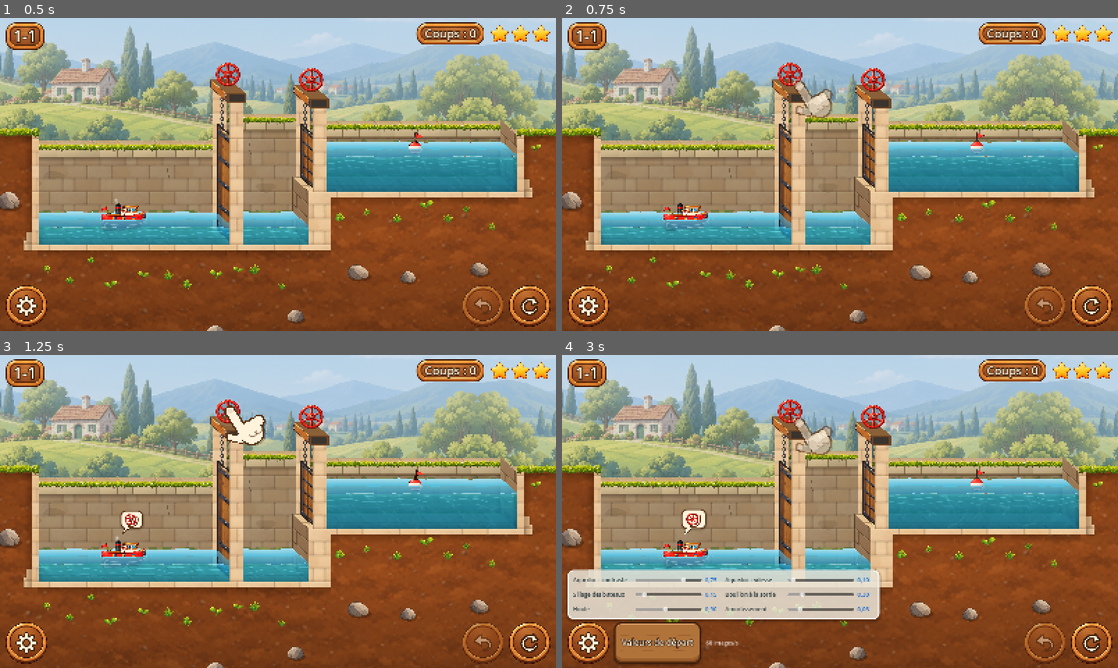
Above: before the commit, frames 1-4 (two rows, left to right).
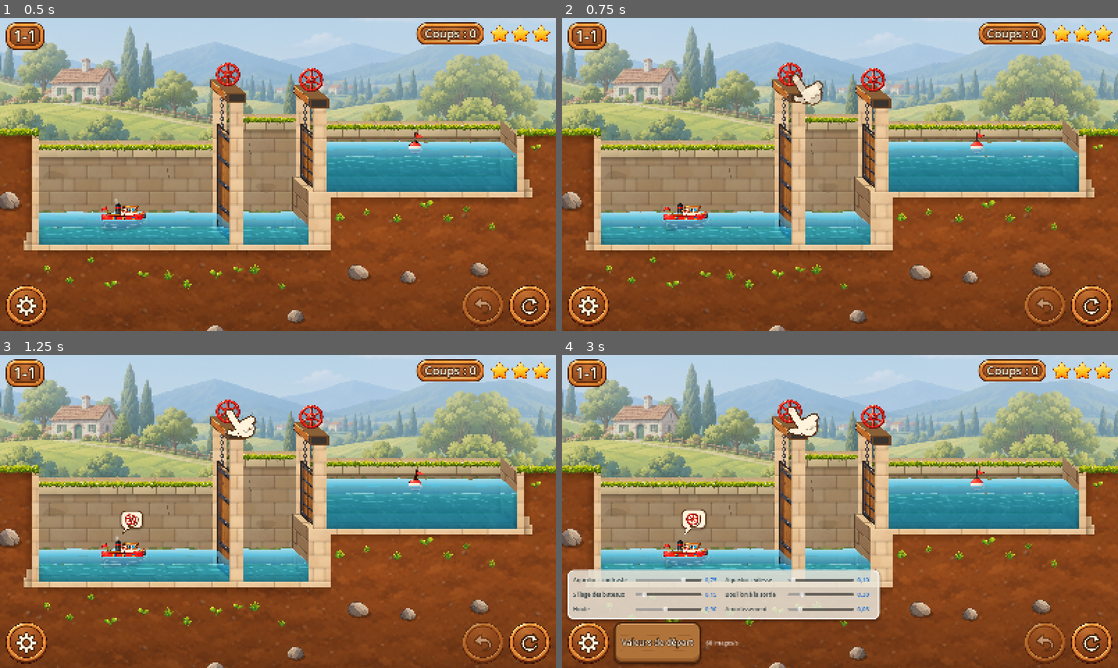
Above: after the commit, the same moments.

Repository: VincentDebaty/station
Game: Godot game, scene res://principal.tscn
Same seed, same stepped clock (60 frames per second), same inputs: the game is played once before the commit and once after it.
Inputs (mouse positions are in pixels of both pictures, inside the frame that each line leads up to):
- Up to frame 1 (0.5 s): no input
- Up to frame 2 (0.75 s): click (1090, 305) at 0.5 s
- Up to frame 3 (1.25 s): no input
- Up to frame 4 (3 s): click (589, 642) at 1.25 s; click "Valeurs de départ" at 2 s; click (1090, 642) at 2.75 s

Frame 1 is identical in both runs. In frame 2, 0.5% of the frame differs, in the area x 41-49%, y 17-32%; in frame 3, 0.5%; in frame 4, 0.7%, in the area x 40-49%, y 16-32%.

Commit message:
La main présente la nouveauté de chaque chapitre
Vincent, après le test de sa fille : « une présentation avec la main pour
chaque nouvel élément ». Le premier niveau de chaque chapitre dit sa
nouveauté (« nouveau » : vanne, rigole, pompe, chaudière, brasero, sablier,
treuil de l'ascenseur, siphon, porte du moulin, castor, porte à flotteur,
drague). La main suit la solution du niveau jusqu'au premier usage de la
nouveauté, puis se retire : elle la montre au bon moment, pas d'emblée (sur
le 6-1, allumer le brasero tout de suite rend le niveau impossible). Si le
joueur prend un autre chemin, elle se retire aussi, et les bulles prennent
le relais. Le pont bas et la grange en feu, qui ne se touchent pas, n'ont
pas de main.

La main vit maintenant dans sa propre couche, au-dessus de l'interface :
elle peut montrer le sablier. Vérifié sur les 13 niveaux, au moment où elle
présente la nouveauté. Banc vert.

Co-Authored-By: Claude Opus 5.5 <noreply@anthropic.com>

Diff:
--- a/prototypes/ecluses-godot/main.gd
+++ b/prototypes/ecluses-godot/main.gd
@@ -55,7 +55,7 @@
 		var k := (cycle - 0.16) / 0.59
 		draw_arc(_pos, 10.0 + 30.0 * k, 0.0, TAU, 32, Color(1, 1, 1, 0.85 * (1.0 - k)), 4.0, true)
 		draw_arc(_pos, 10.0 + 30.0 * k, 0.0, TAU, 32, Color(BRUN, 0.35 * (1.0 - k)), 1.5, true)
-	var s := 1.4 * (1.0 - 0.06 * appui)      # bien visible pour un enfant
+	var s := 1.15 * (1.0 - 0.06 * appui)     # en pixels de l'écran, bien visible pour un enfant
 	if _image:
 		var h := 110.0 * s
 		var w := h * _image.get_width() / _image.get_height()
--- a/prototypes/ecluses-godot/niveaux.json
+++ b/prototypes/ecluses-godot/niveaux.json
@@ -113,6 +113,7 @@
       "chapitre": 2,
       "titre": "La vanne",
       "mode": "pas",
+      "nouveau": {"type": "vanne"},
       "par": 8,
       "conseil": "La porte ne se lève qu'entre deux eaux égales : c'est la vanne qui les égalise. Et une vanne restée ouverte laisse filer l'eau.",
       "requis": ["vanne"],
@@ -135,6 +136,7 @@
       "chapitre": 3,
       "titre": "La rigole",
       "mode": "pas",
+      "nouveau": {"type": "creuser"},
       "par": 6,
       "conseil": "Un coup de pelle dans la butte, et l'eau de la mare file par la rigole. Juste assez, et au bon moment : trop, et le village a les pieds dans l'eau.",
       "requis": ["creuser"],
@@ -161,6 +163,7 @@
       "chapitre": 4,
       "titre": "La pompe",
       "mode": "pas",
+      "nouveau": {"type": "pomper"},
       "par": 7,
       "conseil": "Le bief du haut manque d'eau : la pompe en remonte du grand bassin. Mais une porte ouverte au mauvais moment la laisse redescendre.",
       "requis": ["pomper"],
@@ -186,6 +189,7 @@
       "chapitre": 5,
       "titre": "La chaudière",
       "mode": "pas",
+      "nouveau": {"type": "chauffer"},
       "par": 7,
       "conseil": "Touche la chaudière : elle boit l'eau du bief et la change en vapeur. Juste assez, pour que le village garde les pieds au sec.",
       "requis": ["chauffer"],
@@ -213,6 +217,7 @@
       "chapitre": 6,
       "titre": "Le glaçon",
       "mode": "pas",
+      "nouveau": {"type": "allumer"},
       "par": 6,
       "conseil": "Allume le brasero : le gros glaçon fond en trois coups, et à chacun un peu de son eau coule dans le sas. Allume-le quand le sas est prêt à la garder.",
       "requis": ["allumer"],
@@ -238,6 +243,7 @@
       "chapitre": 7,
       "titre": "L'orage",
       "mode": "pas",
+      "nouveau": {"type": "attendre"},
       "par": 6,
       "conseil": "Il pleut : à chaque coup, tous les bassins montent un peu. La pluie aide le bateau rouge à monter, mais le bief aval touche bientôt le haut de la levée du village.",
       "pluie": 0.25,
@@ -263,6 +269,7 @@
       "chapitre": 8,
       "titre": "La marée",
       "mode": "pas",
+      "nouveau": {"type": "attendre"},
       "par": 6,
       "conseil": "La mer monte et descend d'un cran à chaque coup. La flèche jaune sur l'échelle montre où elle sera au coup suivant : la marée haute remplit le sas sans rien coûter au bief.",
       "requis": ["attendre"],
@@ -285,6 +292,7 @@
       "chapitre": 9,
       "titre": "L'ascenseur",
       "mode": "pas",
+      "nouveau": {"type": "ascenseur"},
       "par": 5,
       "conseil": "Touche la roue rouge du treuil : le bac monte ou descend avec son eau et le bateau. Arrivé en haut, son eau se mélange à celle du bief : assez pour le bateau, pas trop pour le village. Le sas peut servir de mesure.",
       "requis": ["ascenseur"],
@@ -315,6 +323,7 @@
       "chapitre": 10,
       "titre": "Le siphon",
       "mode": "pas",
+      "nouveau": {"type": "amorcer"},
       "par": 6,
       "conseil": "Touche la roue rouge sur le tuyau : le siphon s'amorce, et l'eau de l'étang passe par-dessus la levée jusqu'au sas. Elle coule jusqu'à ce que le bout du tuyau sorte de l'eau.",
       "requis": ["amorcer"],
@@ -365,6 +374,7 @@
       "chapitre": 12,
       "titre": "Le moulin",
       "mode": "pas",
+      "nouveau": {"type": "porte", "i": 2},
       "par": 6,
       "conseil": "La roue rouge de droite ouvre la vanne du moulin : l'eau fait tourner la grande roue, et les sacs de farine se remplissent. Il en faut cinq, et le bateau rouge doit encore pouvoir monter.",
       "farine": 5,
@@ -389,6 +399,7 @@
       "chapitre": 13,
       "titre": "Le castor",
       "mode": "pas",
+      "nouveau": {"type": "creuser"},
       "par": 8,
       "conseil": "Creuse la rigole pour faire couler l'étang. Mais à chaque coup où tu ne creuses pas, le castor la rebouche avec une branche : il faut creuser d'une traite.",
       "requis": ["creuser"],
@@ -413,6 +424,7 @@
       "chapitre": 14,
       "titre": "Le flotteur",
       "mode": "pas",
+      "nouveau": {"type": "porte", "i": 3},
       "par": 6,
       "conseil": "La porte du réservoir a un flotteur, comme une chasse d'eau : ouverte, elle laisse entrer l'eau jusqu'à la bague jaune, puis se referme toute seule. Juste assez d'eau pour les bateaux, et pas trop pour le pont.",
       "bassins": [
@@ -461,6 +473,7 @@
       "chapitre": 16,
       "titre": "La vase",
       "mode": "pas",
+      "nouveau": {"type": "draguer"},
       "par": 7,
       "conseil": "Le port s'est envasé : le bateau rouge est échoué. Touche la grue pour draguer la vase, un godet à la fois. L'eau prend sa place, et la mer remet le niveau.",
       "requis": ["draguer"],
--- a/prototypes/ecluses-godot/principal.gd
+++ b/prototypes/ecluses-godot/principal.gd
@@ -69,7 +69,6 @@
 func _lancer() -> void:
 	_calcul += 1
 	if canal: canal.queue_free()
-	_main = null              # la main vivait dans l'ancienne coupe
 	etat = Moteur.charger(N)
 	histoire = []
 	_joues = []
@@ -367,7 +366,6 @@
 	etat = e
 	var h := histoire.duplicate()
 	canal.queue_free()
-	_main = null
 	canal = Canal.new()
 	add_child(canal)
 	move_child(canal, 0)
@@ -796,16 +794,27 @@
 		if r["quoi"] in ["fond_ici", "fond_la", "seuil", "pont"]:
 			canal.indiquer_manque(k, int(r["bassin"]), float(r["niveau"]), r["quoi"] == "pont")
 
-# La meilleure solution d'un niveau, telle que l'oracle l'a jouée.
+# La meilleure solution d'un niveau, telle que l'oracle l'a jouée, pour la
+# main : en entier sur un niveau « tuto » (le 1-1) ; jusqu'au premier usage
+# de la nouveauté du chapitre sur un niveau qui en présente une (« nouveau »,
+# Vincent, 9 octobre 2026 : « une présentation avec la main pour chaque
+# nouvel élément »). La main suit la solution jusque-là plutôt que de
+# montrer la nouveauté d'emblée : sur le 6-1, allumer le brasero tout de
+# suite rend le niveau impossible.
 func _solution_de(id: String) -> Array:
-	if not N.get("tuto", false): return []
+	if not N.get("tuto", false) and not N.has("nouveau"): return []
 	var o = JSON.parse_string(FileAccess.get_file_as_string("res://oracle.json"))
 	for p in o["parties"]:
 		if p["niveau"] == id:
 			var sol := []
 			for pas in p["pas"]:
 				if pas["action"] != null: sol.append({"type": pas["action"]["type"], "i": int(pas["action"].get("i", -1))})
-			return sol
+			if N.get("tuto", false): return sol
+			var nv: Dictionary = N["nouveau"]
+			for j in sol.size():
+				if sol[j]["type"] == nv["type"] and (not nv.has("i") or sol[j]["i"] == int(nv["i"])):
+					return sol.slice(0, j + 1)
+			return []
 	return []
 
 # Les bulles des bateaux et la main, quand la partie attend le joueur.
@@ -835,15 +844,22 @@
 	# le geste suivant
 	if _solution.is_empty(): return
 	if _main == null:
+		# au-dessus de l'interface : elle doit pouvoir montrer le sablier
+		var couche := CanvasLayer.new()
+		couche.layer = 5
+		add_child(couche)
 		_main = Main.new()
-		canal.add_child(_main)
+		couche.add_child(_main)
 	var n := _joues.size()
 	var suit := n < _solution.size()
 	for j in mini(n, _solution.size()):
 		if _joues[j]["type"] != _solution[j]["type"] or _joues[j]["i"] != _solution[j]["i"]: suit = false
 	if suit and _calme_bulles > 0.5:
 		var p := _cible_de(_solution[n])
-		if p != Vector2.INF: _main.viser(p)
+		if p != Vector2.INF:
+			# en pixels de l'écran (la main vit dans sa couche)
+			if _solution[n]["type"] != "attendre": p = get_canvas_transform() * p
+			_main.viser(p)
 		else: _main.cacher()
 	else:
 		_main.cacher()
@@ -856,6 +872,15 @@
 		"vanne": return canal.portes[i].centre_vanne() if canal.portes.has(i) else Vector2.INF
 		"naviguer": return canal.bateaux[i].global_position + Vector2(0, -20)
 		"pomper": return canal.pompes[i].pivot() if canal.pompes.has(i) else Vector2.INF
+		"creuser": return canal.rigoles[i].point_main() if canal.rigoles.has(i) else Vector2.INF
+		"chauffer": return canal.chaudieres[i].base + Vector2(0, -60) if canal.chaudieres.has(i) else Vector2.INF
+		"allumer": return Vector2(canal.glacons[i].x_feu, canal.glacons[i].base.y - 34.0) if canal.glacons.has(i) else Vector2.INF
+		"ascenseur": return canal.bacs[i].centre_roue() + canal.D * 0.5 if canal.bacs.has(i) else Vector2.INF
+		"amorcer": return canal.siphons[i].sommet + Vector2(0, -22) if canal.siphons.has(i) else Vector2.INF
+		"draguer": return canal.dragues[i].pied + Vector2(0, -45.0 * Drague.ECHELLE) if canal.dragues.has(i) else Vector2.INF
+		"attendre":
+			# un bouton de l'interface : déjà en pixels de l'écran
+			return _b_attendre.get_global_rect().get_center() if _b_attendre and _b_attendre.visible else Vector2.INF
 	return Vector2.INF
 
 func _process(dt: float) -> void:
--- a/prototypes/ecluses-godot/rigole.gd
+++ b/prototypes/ecluses-godot/rigole.gd
@@ -251,6 +251,10 @@
 	draw_line(b0 + Vector2(-12, 4), b0 + Vector2(-16, -2), Color("#4f8a3a"), 2.0, true)
 	draw_set_transform(Vector2.ZERO)
 
+# Où la main montre qu'on peut creuser : le milieu du tracé, sur la butte.
+func point_main() -> Vector2:
+	return _pt(0.45, 0.0, y_rive)
+
 # La surface de l'eau à la bouche de la rigole (sur sa paroi avant) : la
 # cascade part exactement de là. Partie plus bas, elle laissait voir l'entaille
 # sombre entre l'eau de la rigole et elle (Vincent : « une cassure »).
Not shown, changed: prototypes/prototype-ecluses.html
